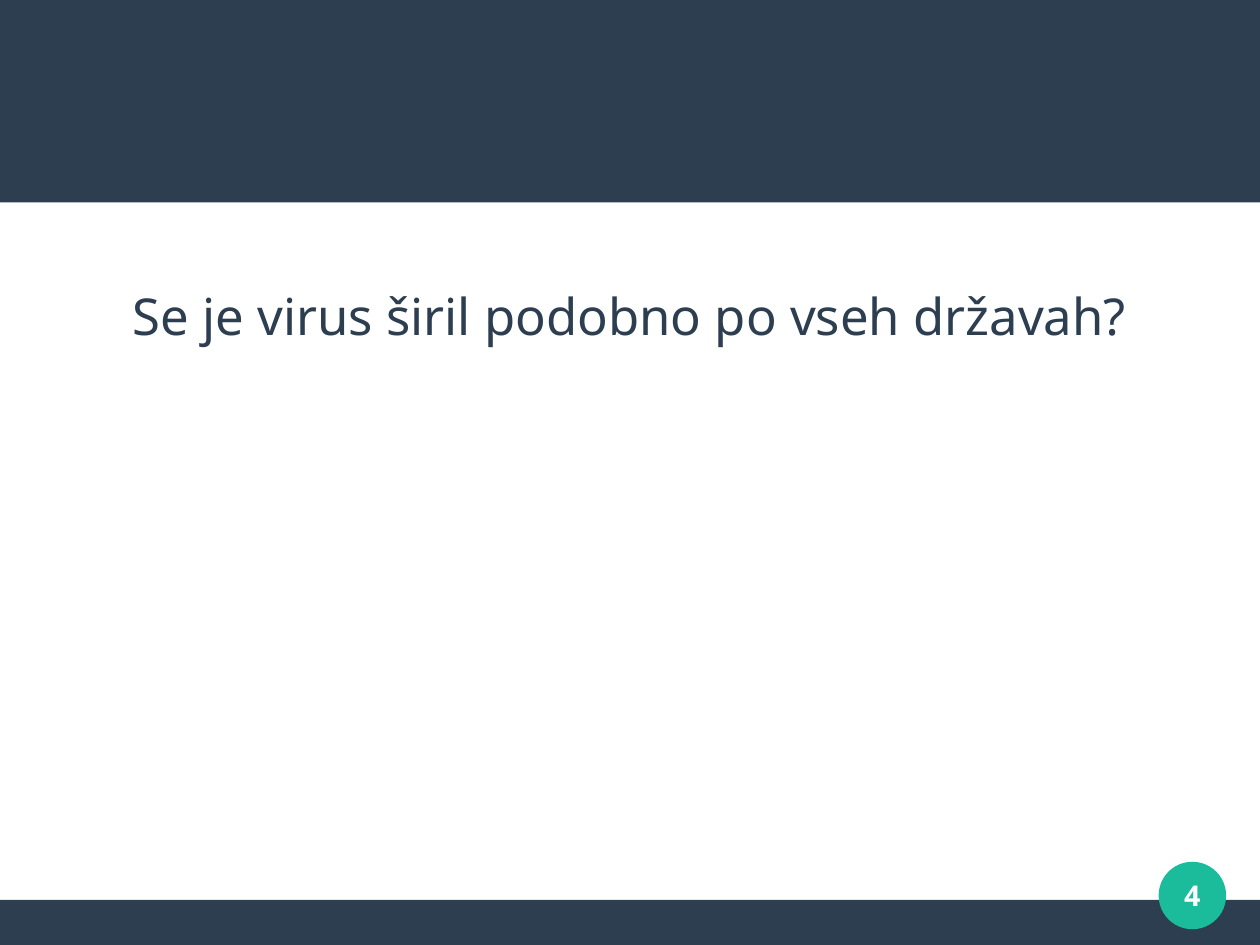
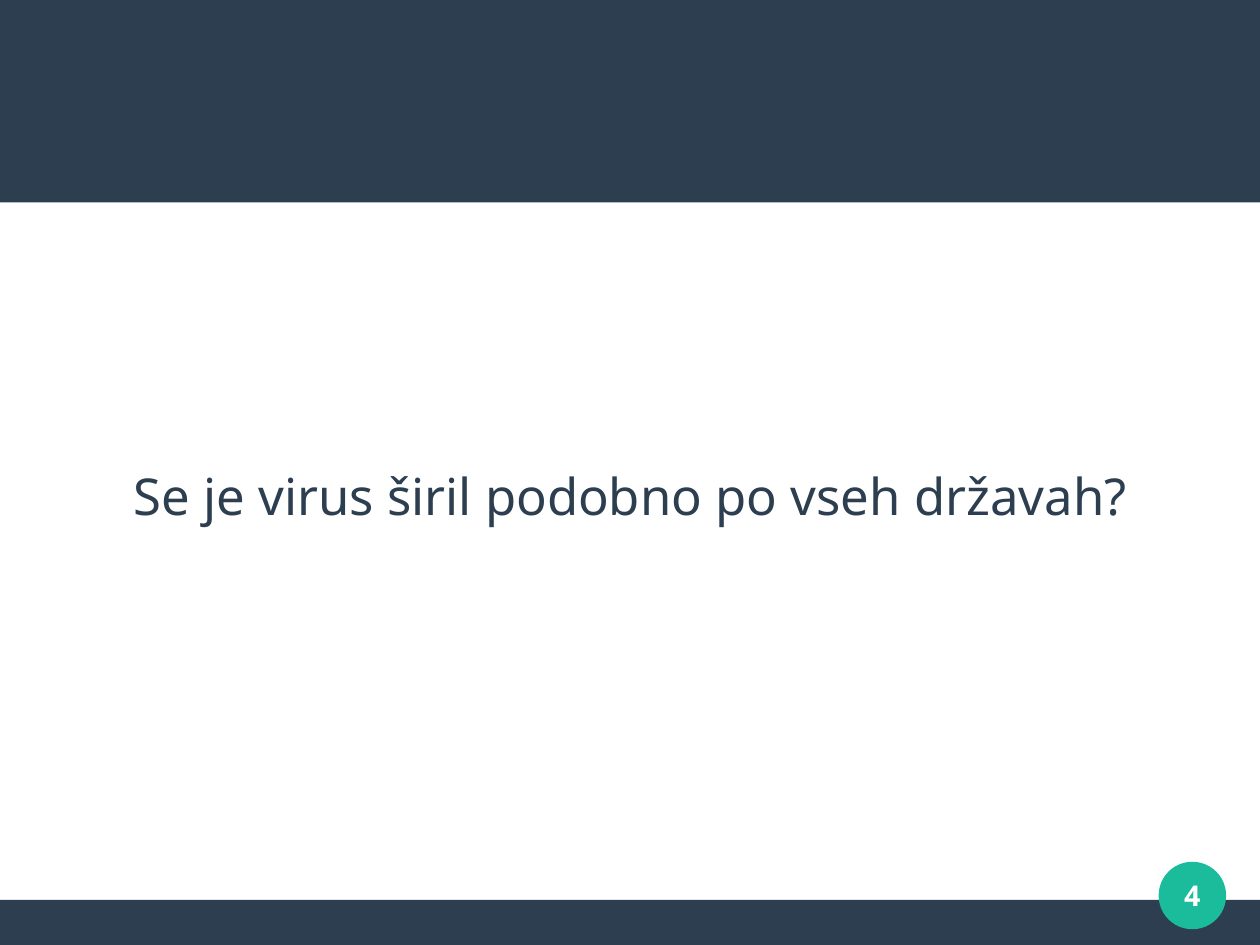
Before and after one commit to KalcMatej99/Seminarska-VS-Covid-19, a slide deck: slide 4 of Prezentacija/covid-19.odp. Drawn at 1260x945 pixels with LibreOffice and Linux fonts; fonts in the diff are those of the drawing. Boxes give left, top, right and bottom in pixels: in the first picture for what was removed or moved away, otherwise in the second. Text is boxed around its words. In the diff, an @@ line names an element or a change of style, - is before the commit and + after.

Commit message:
Mini popravek

```diff
--- a/Prezentacija/covid-19.odp
+++ b/Prezentacija/covid-19.odp
@@ subtitle "Se je virus širil podobno ...": place and size @@
-subtitle "Se je virus širil podobno ..." at [133, 296, 1125, 347]
+subtitle "Se je virus širil podobno ..." at [134, 476, 1126, 527]
```
